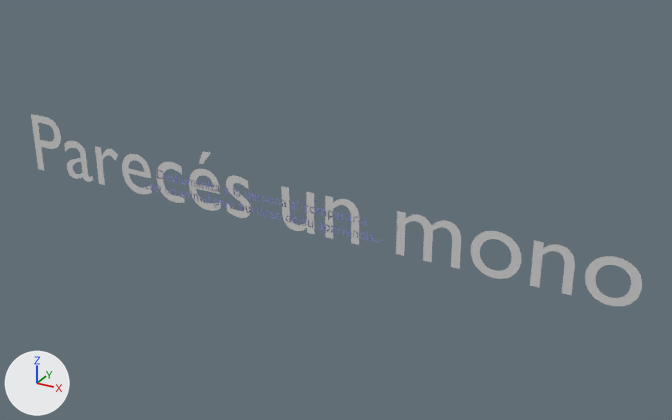
A saved change to the glTF model assets/models/palabras2.glb.
The view is the same before and after, from a 50 mm lens placed at (0.595, -1.027, 0.576), pointed at (0.016, 0.026, 0.05). The axes (+X, +Y, +Z) are drawn at lower left. The lights are the same throughout. The first picture is the older version. Where no turn or scale is listed for an object, it has been applied to the vertices.

The first picture shows 'INDIO', 'INDIO.001'.
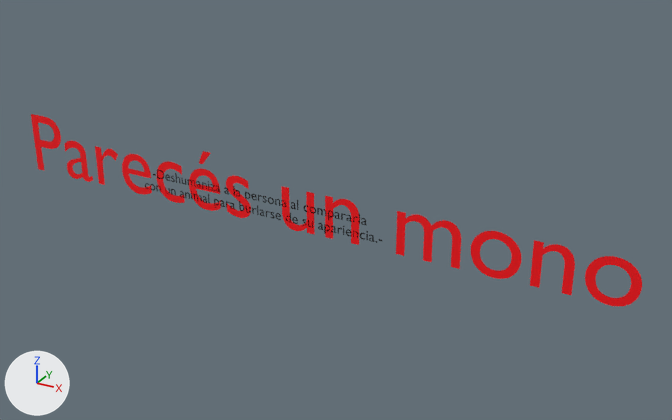
Commit message: Actualizar modelos GLB con nuevos colores (palabras1, palabras2, palabras3)

What differs and where, as boxes (x1, y1, x2, y2) in the pictures (672 x 420 px):
'INDIO', recoloured: (31, 114, 642, 306) in both
'INDIO.001', recoloured: (145, 169, 382, 243) in both

Patch to the scene script:
```diff
--- a/assets/models/palabras2.glb.py
+++ b/assets/models/palabras2.glb.py
@@ mat_material @@
 mat_material = principled_material('Material')
-mat_material.base_color = (0.654, 0.654, 0.654)  # light grey #d3d3d3
+mat_material.base_color = (1.0, 0.0, 0.00439)  # red #ff000e
@@ mat_material_001 @@
 mat_material_001 = principled_material('Material.001')
-mat_material_001.base_color = (0.246, 0.262, 0.617)  # blue #888cce
+mat_material_001.base_color = (0.0, 0.0, 0.0)  # black #000000
```
